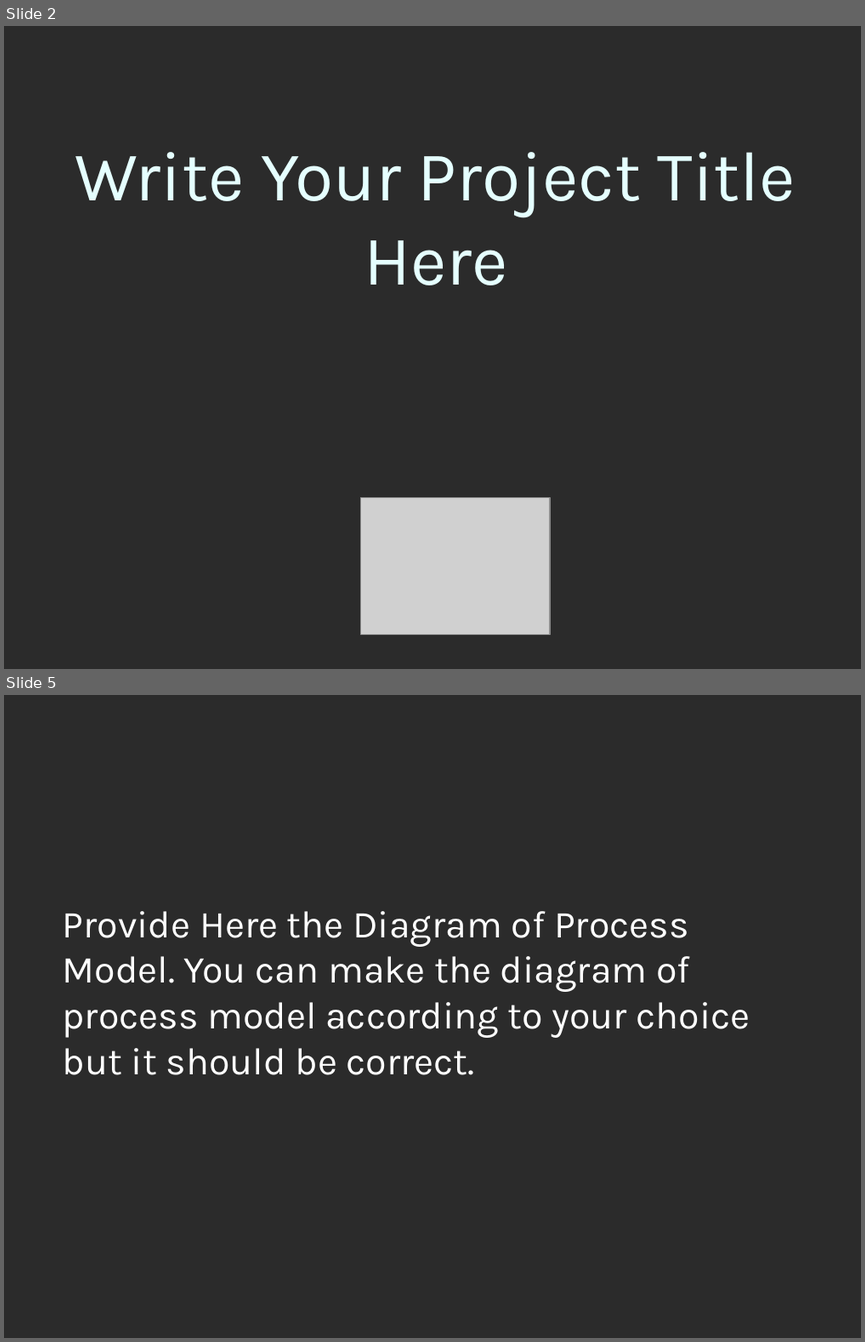
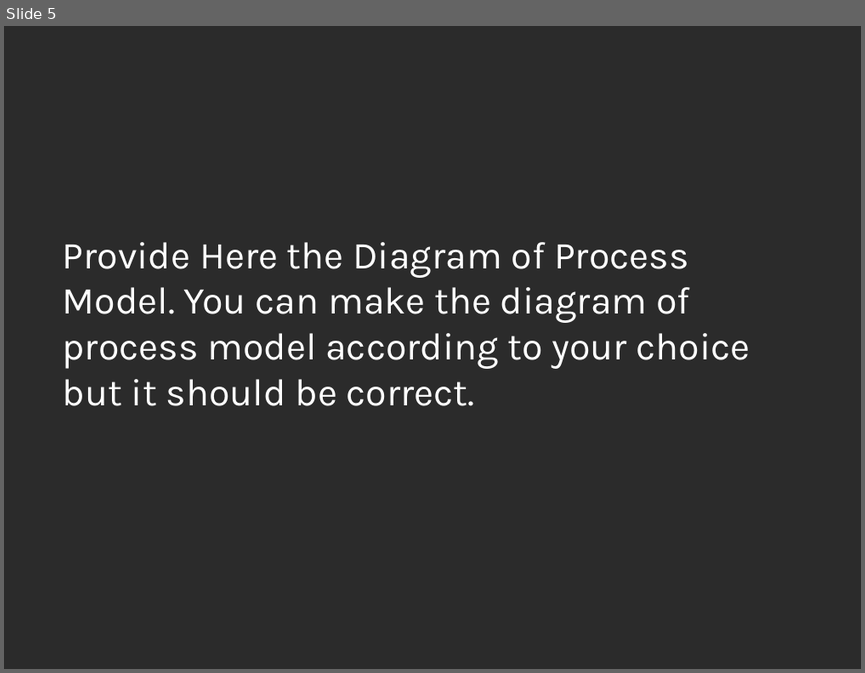
Before and after one commit to afraz-malik/faculty-directory, a slide deck: 5. Final Deliverable/5. Final Delieverable/3-SamplePresentation.ppt. Shown one above the other, each under a label of ours: slides 2 and 5 before the commit, slide 5 after it; the slides between them are not shown. The pictures are 865x1342 and 865x673 pixels, drawn with LibreOffice and Linux fonts; fonts in the diff are those of the drawing; grey boxes stand for pictures; background and template pictures are left out; a plain dark background stands for a picture behind light text. Boxes give left, top, right and bottom in pixels: in the first picture for what was removed or moved away, otherwise in the second. Text is boxed around its words. In the diff, an @@ line names an element or a change of style, - is before the commit and + after.

```diff
--- a/5. Final Deliverable/5. Final Delieverable/3-SamplePresentation.ppt
+++ b/5. Final Deliverable/5. Final Delieverable/3-SamplePresentation.ppt
@@ slide 2 removed at (4, 26, 861, 669), background picture (left out) @@
@@ title removed at (75, 152, 795, 285) @@
-Write Your Project Title Here
@@ picture removed at (361, 497, 550, 635) @@
```
Also in this commit, not shown: 1 slide changed, 21 slides added, 6 other slides removed, 3 other files.
